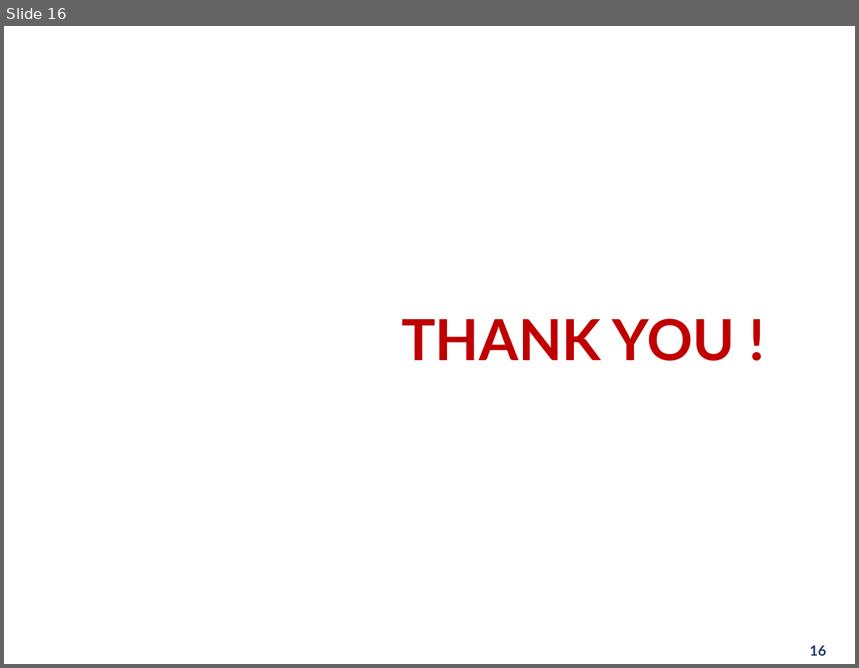
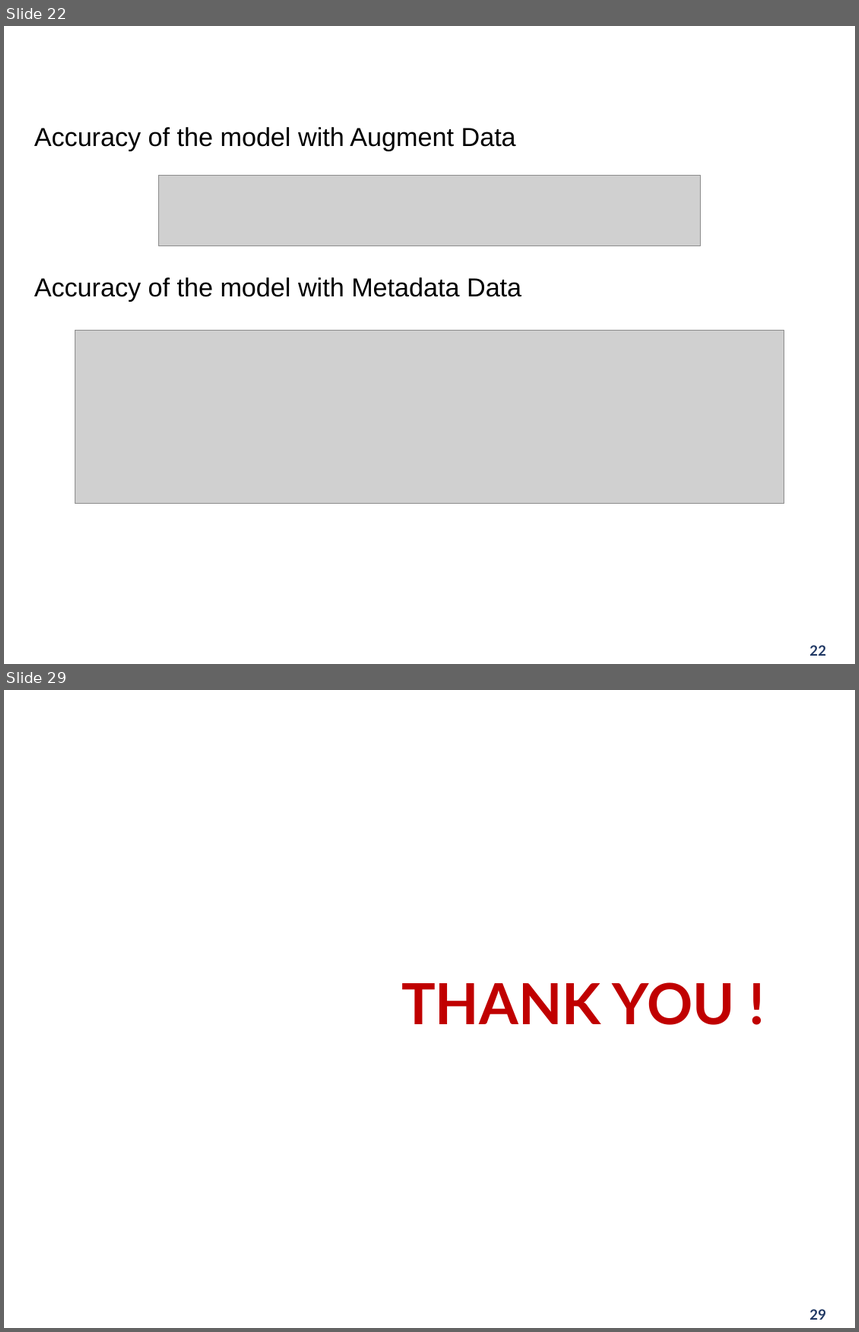
Before and after one commit to ScaleMind-C9308A/SLC-ID-SA, a slide deck: VietNamese Publish Paper/Báo cáo/HUST PPT Template 2021 ( Blue 3X4).pptx. Shown one above the other, each under a label of ours: slide 16 before the commit, slides 22 and 29 after it; the slides between them are not shown. The pictures are 859x668 and 859x1332 pixels, drawn with LibreOffice and Linux fonts; fonts in the diff are those of the drawing; grey boxes stand for pictures; background and template pictures are left out. Boxes give left, top, right and bottom in pixels: in the first picture for what was removed or moved away, otherwise in the second. Text is boxed around its words. In the diff, an @@ line names an element or a change of style, - is before the commit and + after.

```diff
--- a/VietNamese Publish Paper/Báo cáo/HUST PPT Template 2021 ( Blue 3X4).pptx
+++ b/VietNamese Publish Paper/Báo cáo/HUST PPT Template 2021 ( Blue 3X4).pptx
@@ slide 22 added at [4,26,855,664], background picture (left out) @@
@@ title added at [26,34,834,75], 28 pt, text #FFFFFF, bold @@
+Result and Discussion
@@ text added at [34,127,516,151], 22 pt, text #000000 @@
+Accuracy of the model with Augment Data
@@ picture added at [159,175,701,246] @@
@@ text added at [34,278,522,301], 22 pt, text #000000 @@
+Accuracy of the model with Metadata Data
@@ picture added at [75,330,784,503] @@
@@ page number added at [810,645,826,656], 12 pt, text #203864, bold @@
+22
@@ what was slide 16 is now slide 29 @@
@@ page number at [810,1309,826,1320]: text changed @@
-16
+29
```
Also in this commit, not shown: 7 slides changed, 12 other slides added, 5 other files.
